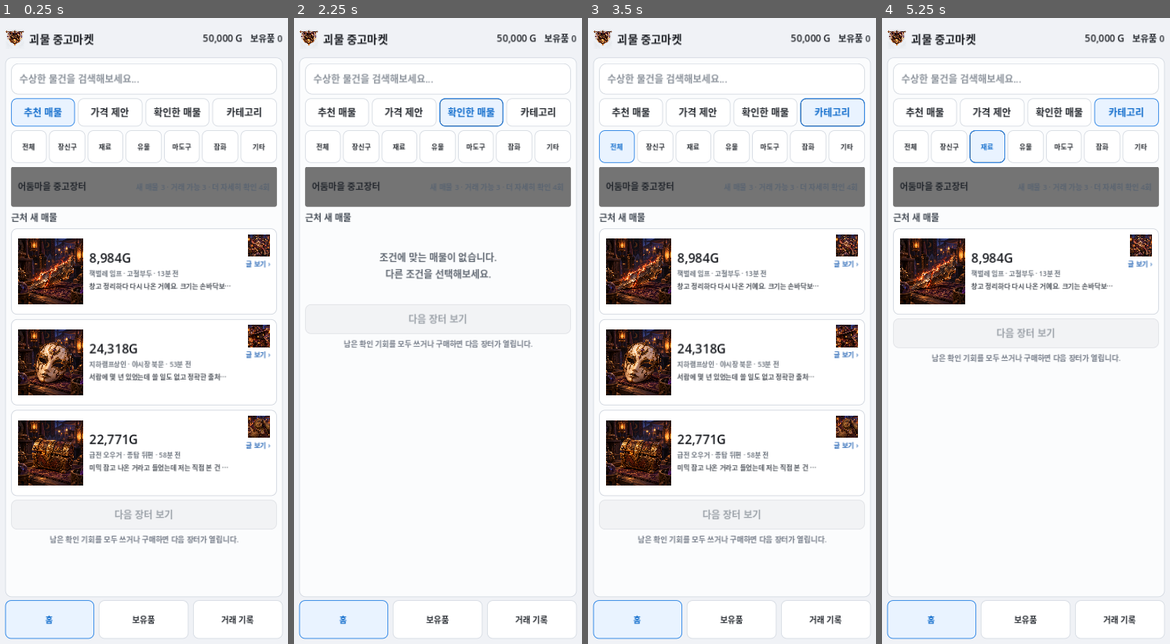
Above: before the commit, frames 1-4 (left to right).
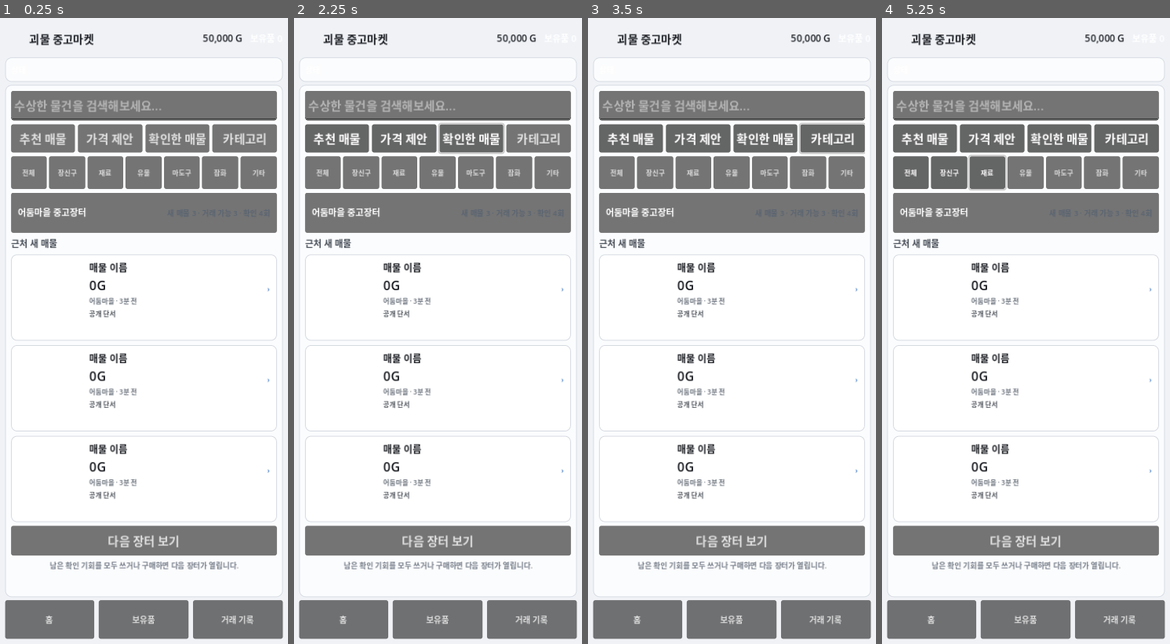
Above: after the commit, the same moments.

Repository: Queenrain9/monster-used-market
Game: Godot game, scene res://scenes/main.tscn
Same seed, same stepped clock (60 frames per second), same inputs: the game is played once before the commit and once after it.
Inputs:
- Up to frame 1 (0.25 s): no input
- Up to frame 2 (2.25 s): click "추천 매물" at 0.5 s; click "가격 제안" at 1.25 s; click "확인한 매물" at 2 s
- Up to frame 3 (3.5 s): click "카테고리" at 2.75 s
- Up to frame 4 (5.25 s): click "전체" at 3.5 s; click "장신구" at 4.25 s; click "재료" at 5 s

The runs differ from the first frame. In frame 1, 39% of the frame differs, in the area x 1-99%, y 1-100%; in frame 2, 30%; in frame 3, 39%; in frame 4, 32%.
Error after the commit: Parse Error: Identifier "_open_seller_chat" not declared in the current scope. (res://scripts/main.gd:268)

Commit message:
refactor: point seller chat logic at dedicated screen

Diff:
--- a/scripts/main.gd
+++ b/scripts/main.gd
@@ -22,6 +22,7 @@
 
 @onready var market_panel = $Margin/RootVBox/MarketPanel
 @onready var detail_panel = $Margin/RootVBox/DetailPanel
+@onready var seller_chat_panel = $Margin/RootVBox/SellerChatPanel
 @onready var deal_panel = $Margin/RootVBox/DealPanel
 @onready var inventory_panel = $Margin/RootVBox/InventoryPanel
 @onready var appraisal_panel = $Margin/RootVBox/AppraisalPanel
@@ -64,22 +65,28 @@
 @onready var seller_portrait = $Margin/RootVBox/DetailPanel/Scroll/Box/SellerCard/SellerRow/SellerPortrait
 @onready var market_price_label = $Margin/RootVBox/DetailPanel/Scroll/Box/MarketPricePanel/PriceBox/MarketPriceLabel
 @onready var detail_budget = $Margin/RootVBox/DetailPanel/Scroll/Box/DetailBudget
-@onready var chat_seller_portrait = $Margin/RootVBox/DetailPanel/Scroll/Box/ChatPanel/Box/Header/Portrait
-@onready var chat_seller_name = $Margin/RootVBox/DetailPanel/Scroll/Box/ChatPanel/Box/Header/Info/SellerName
-@onready var chat_seller_status = $Margin/RootVBox/DetailPanel/Scroll/Box/ChatPanel/Box/Header/Info/SellerStatus
-@onready var chat_scroll = $Margin/RootVBox/DetailPanel/Scroll/Box/ChatPanel/Box/MessagesScroll
-@onready var chat_messages = $Margin/RootVBox/DetailPanel/Scroll/Box/ChatPanel/Box/MessagesScroll/Messages
-@onready var chat_choice_hint = $Margin/RootVBox/DetailPanel/Scroll/Box/ChatPanel/Box/ChoiceHint
+@onready var open_seller_chat_button = $Margin/RootVBox/DetailPanel/Scroll/Box/OpenSellerChatButton
+@onready var detail_memo_title = $Margin/RootVBox/DetailPanel/Scroll/Box/KnownTitle
 @onready var detail_clues = $Margin/RootVBox/DetailPanel/Scroll/Box/ClueList
+@onready var chat_seller_portrait = $Margin/RootVBox/SellerChatPanel/Root/TopBar/SellerPortrait
+@onready var chat_seller_name = $Margin/RootVBox/SellerChatPanel/Root/TopBar/SellerHead/SellerName
+@onready var chat_seller_status = $Margin/RootVBox/SellerChatPanel/Root/TopBar/SellerHead/SellerStatus
+@onready var chat_gold_label = $Margin/RootVBox/SellerChatPanel/Root/TopBar/GoldLabel
+@onready var chat_item_art = $Margin/RootVBox/SellerChatPanel/Root/ItemContext/Row/ItemArt
+@onready var chat_item_title = $Margin/RootVBox/SellerChatPanel/Root/ItemContext/Row/Info/ItemTitle
+@onready var chat_item_meta = $Margin/RootVBox/SellerChatPanel/Root/ItemContext/Row/Info/ItemMeta
+@onready var chat_scroll = $Margin/RootVBox/SellerChatPanel/Root/MessagesPanel/MessagesScroll
+@onready var chat_messages = $Margin/RootVBox/SellerChatPanel/Root/MessagesPanel/MessagesScroll/Messages
+@onready var chat_choice_hint = $Margin/RootVBox/SellerChatPanel/Root/Composer/ChoiceHint
 @onready var inquiry_panel = $Margin/RootVBox/DetailPanel/Scroll/Box/InquiryPanel
 @onready var inquiry_title = $Margin/RootVBox/DetailPanel/Scroll/Box/InquiryPanel/Box/InquiryTitle
 @onready var inquiry_text = $Margin/RootVBox/DetailPanel/Scroll/Box/InquiryPanel/Box/InquiryText
 @onready var inspect_buttons = [
-	$Margin/RootVBox/DetailPanel/Scroll/Box/ChatPanel/Box/InvestigationGrid/InspectButton1,
-	$Margin/RootVBox/DetailPanel/Scroll/Box/ChatPanel/Box/InvestigationGrid/InspectButton2,
-	$Margin/RootVBox/DetailPanel/Scroll/Box/ChatPanel/Box/InvestigationGrid/InspectButton3,
-	$Margin/RootVBox/DetailPanel/Scroll/Box/ChatPanel/Box/InvestigationGrid/InspectButton4,
-	$Margin/RootVBox/DetailPanel/Scroll/Box/ChatPanel/Box/InvestigationGrid/InspectButton5
+	$Margin/RootVBox/SellerChatPanel/Root/Composer/ReplyGrid/InspectButton1,
+	$Margin/RootVBox/SellerChatPanel/Root/Composer/ReplyGrid/InspectButton2,
+	$Margin/RootVBox/SellerChatPanel/Root/Composer/ReplyGrid/InspectButton3,
+	$Margin/RootVBox/SellerChatPanel/Root/Composer/ReplyGrid/InspectButton4,
+	$Margin/RootVBox/SellerChatPanel/Root/Composer/SearchMarketButton
 ]
 @onready var resale_option = $Margin/RootVBox/DetailPanel/Scroll/Box/ResaleOption
 @onready var max_buy_slider = $Margin/RootVBox/DetailPanel/Scroll/Box/MaxBuySlider
@@ -258,7 +265,10 @@
 	$Margin/RootVBox/DetailPanel/Scroll/Box/TopBar/BackTopButton.pressed.connect(_go_market)
 	$Margin/RootVBox/DetailPanel/Scroll/Box/HeroRow/ImageColumn/ImageExpandButton.pressed.connect(_open_image_preview)
 	$Margin/RootVBox/DetailPanel/Scroll/Box/ThumbnailRow/Thumb1.pressed.connect(_open_image_preview)
+	$Margin/RootVBox/DetailPanel/Scroll/Box/OpenSellerChatButton.pressed.connect(_open_seller_chat)
 	$Margin/RootVBox/DetailPanel/Scroll/Box/NegotiationJumpButton.pressed.connect(_jump_to_trade_plan)
+	$Margin/RootVBox/SellerChatPanel/Root/TopBar/BackButton.pressed.connect(_back_to_detail)
+	$Margin/RootVBox/SellerChatPanel/Root/BackToDetailButton.pressed.connect(_back_to_detail)
 	$ImagePreview/Box/CloseButton.pressed.connect(func(): $ImagePreview.hide())
 
 	offer_slider.value_changed.connect(_offer_slider_changed)
